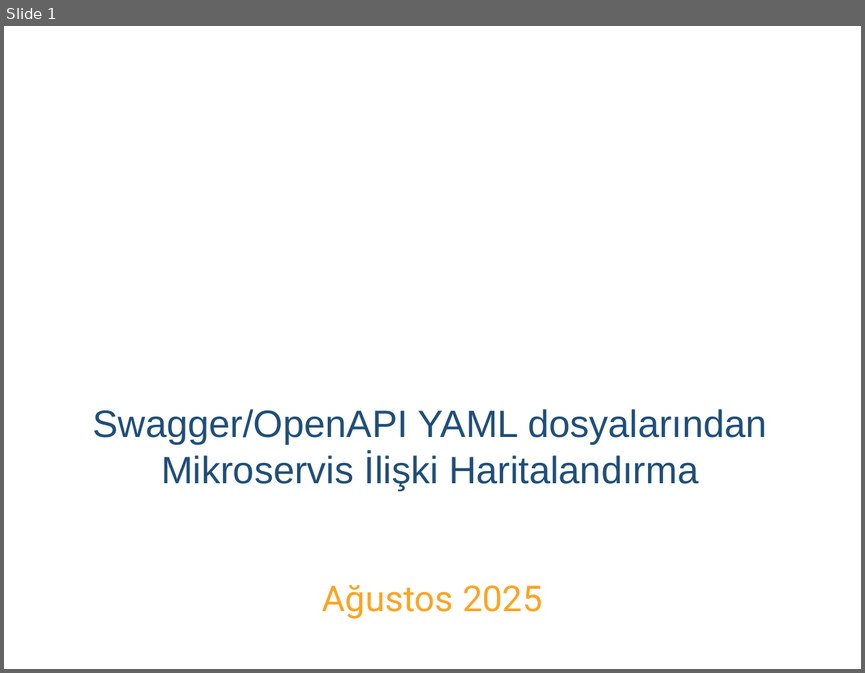
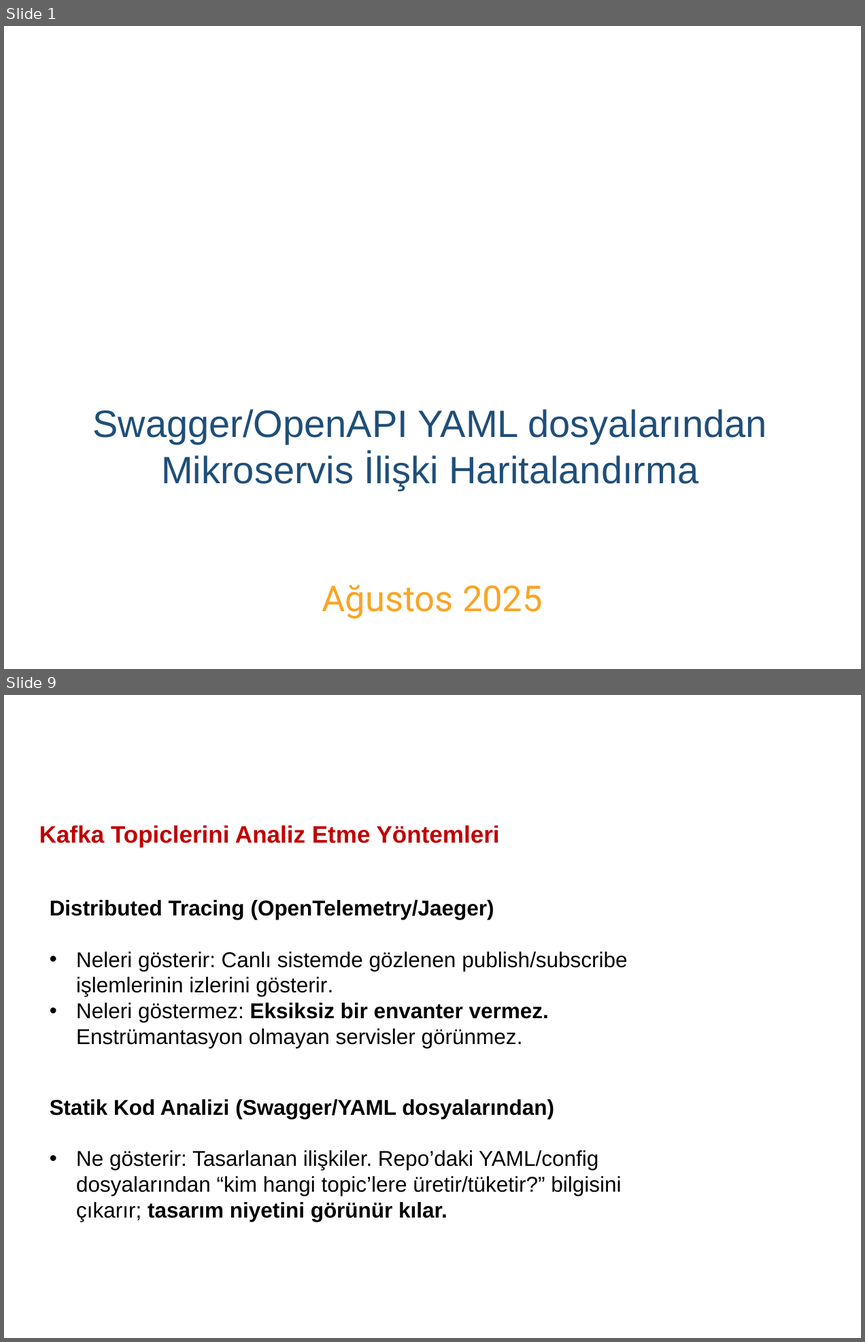
Before and after one commit to bdutucu/yaml-parser-real, a slide deck: sunum/bugra sunum.pptx. Shown one above the other, each under a label of ours: slide 1 before the commit, slides 1 and 9 after it; the slides between them are not shown. The pictures are 865x673 and 865x1342 pixels, drawn with LibreOffice and Linux fonts; fonts in the diff are those of the drawing; background and template pictures are left out. Boxes give left, top, right and bottom in pixels: in the first picture for what was removed or moved away, otherwise in the second. Text is boxed around its words. In the diff, an @@ line names an element or a change of style, - is before the commit and + after.

```diff
--- a/sunum/bugra sunum.pptx
+++ b/sunum/bugra sunum.pptx
@@ slide 9 added at (x1=4, y1=695, x2=861, y2=1338), background picture (left out) @@
@@ text added at (x1=31, y1=743, x2=158, y2=777), 18 pt, text #FFFFFF @@
+Staj Projesi
@@ text added at (x1=39, y1=825, x2=500, y2=847), 20 pt, text #C00000, bold @@
+Kafka Topiclerini Analiz Etme Yöntemleri
@@ text added at (x1=50, y1=900, x2=627, y2=1048), 18 pt, text #000000 @@
+Distributed Tracing (OpenTelemetry/Jaeger)
+• Neleri gösterir: Canlı sistemde gözlenen publish/subscribe işlemlerinin izlerini gösterir.
+• Neleri göstermez: Eksiksiz bir envanter vermez. Enstrümantasyon olmayan servisler görünmez.
@@ text added at (x1=50, y1=1099, x2=621, y2=1221), 18 pt, text #000000 @@
+Statik Kod Analizi (Swagger/YAML dosyalarından)
+• Ne gösterir: Tasarlanan ilişkiler. Repo’daki YAML/config dosyalarından “kim hangi topic’lere üretir/tüketir?” bilgisini çıkarır; tasarım niyetini görünür kılar.
@@ text added at (x1=364, y1=1312, x2=500, y2=1338), 12 pt, text #FFFFFF @@
+TASNİF DIŞI
@@ page number added at (x1=740, y1=1314, x2=808, y2=1338), 12 pt, text #FFFFFF @@
+9/X
```
Also in this commit, not shown: 3 slides changed, 5 other slides added.
